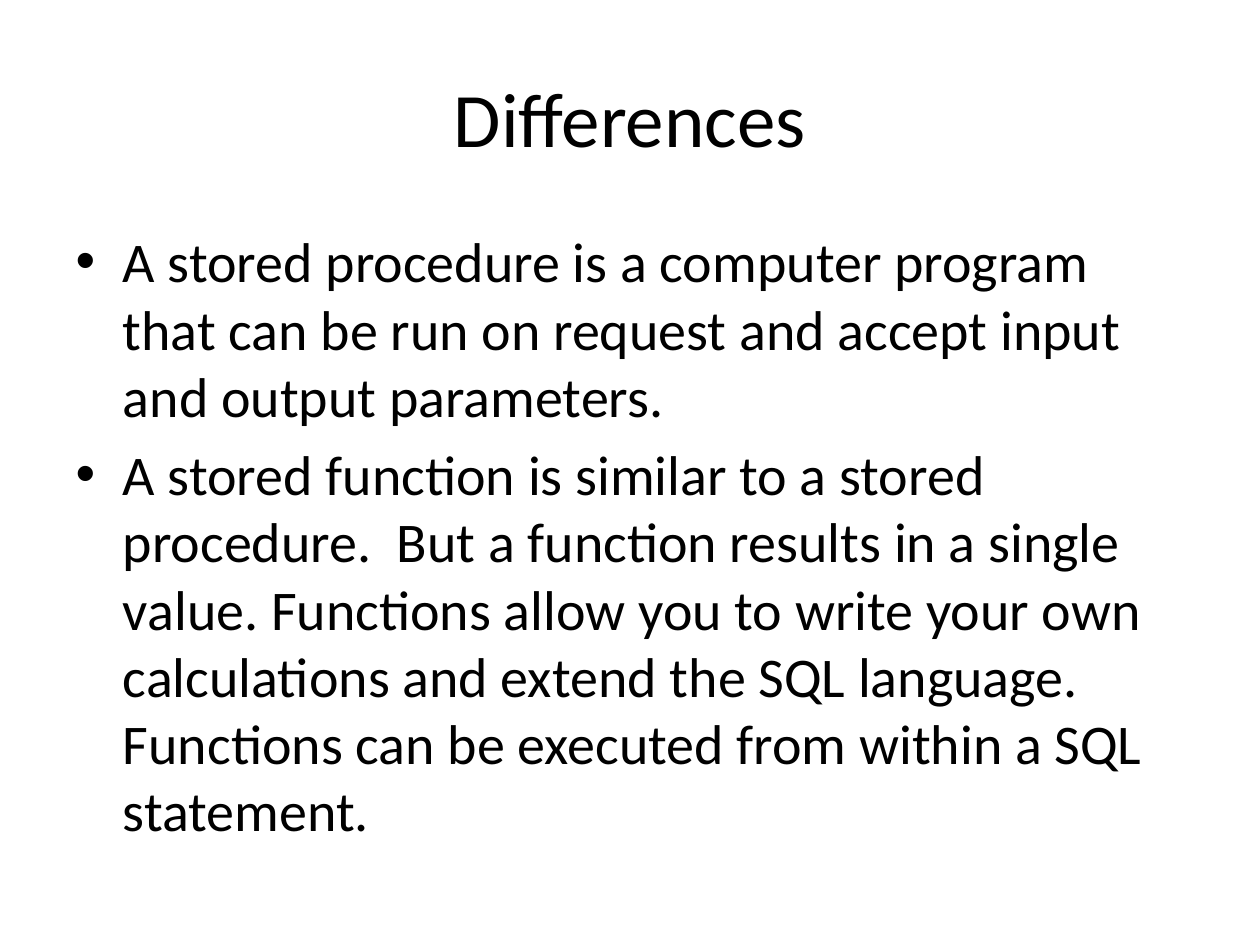
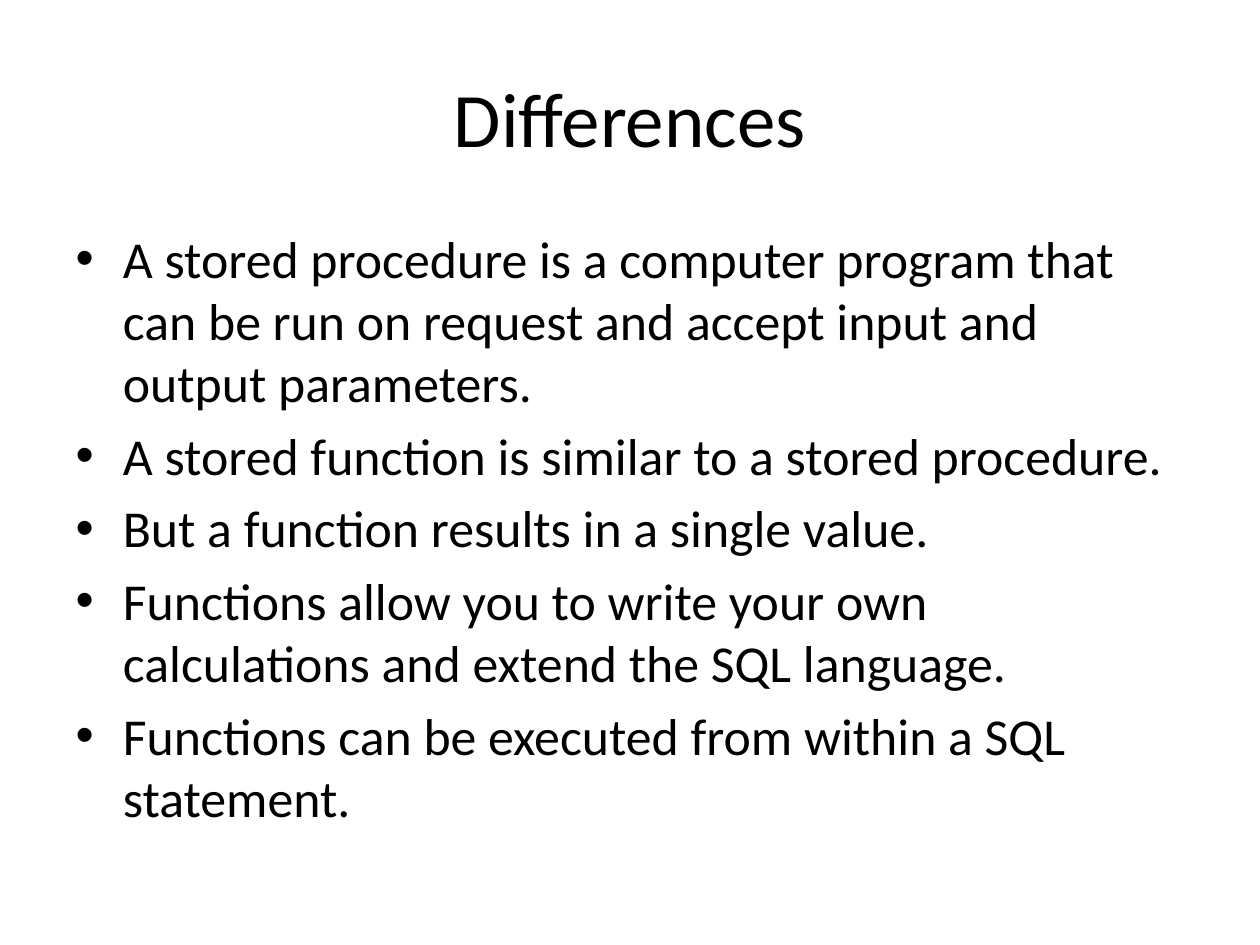
Before and after one commit to dchabala10/mysql101, a slide deck: slide 56 of Presentation/Intro_to_Relational_Databases_with_MySQL_Day4.pptx (slide 57 before the commit). Drawn at 1260x945 pixels with LibreOffice and Linux fonts; fonts in the diff are those of the drawing. Boxes give left, top, right and bottom in pixels: in the first picture for what was removed or moved away, otherwise in the second. Text is boxed around its words. In the diff, an @@ line names an element or a change of style, - is before the commit and + after.

Commit message:
updated minor changes to ppt and doc

```diff
--- a/Presentation/Intro_to_Relational_Databases_with_MySQL_Day4.pptx
+++ b/Presentation/Intro_to_Relational_Databases_with_MySQL_Day4.pptx
@@ text at (x1=123, y1=242, x2=1113, y2=411): size 32 to 29.6 pt in "A stored procedure is a computer program ..." @@
@@ text at (x1=123, y1=439, x2=1162, y2=818): text changed; size 32 to 29.6 pt @@
-• A stored function is similar to a stored procedure. But a function results in a single value. Functions allow you to write your own calculations and extend the SQL language. Functions can be executed from within a SQL statement.
+• A stored function is similar to a stored procedure.
+• But a function results in a single value.
+• Functions allow you to write your own calculations and extend the SQL language.
+• Functions can be executed from within a SQL statement.
```
Also in this commit, not shown: 3 other slides changed, 1 slide removed, 1 other file.
